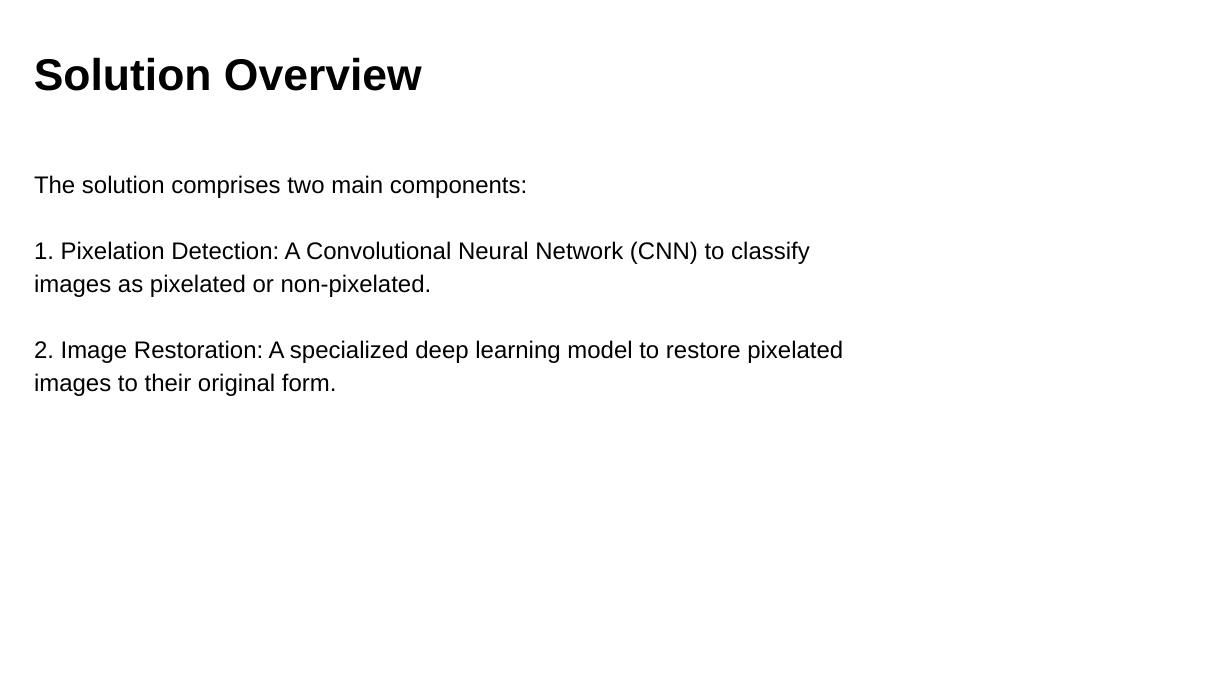
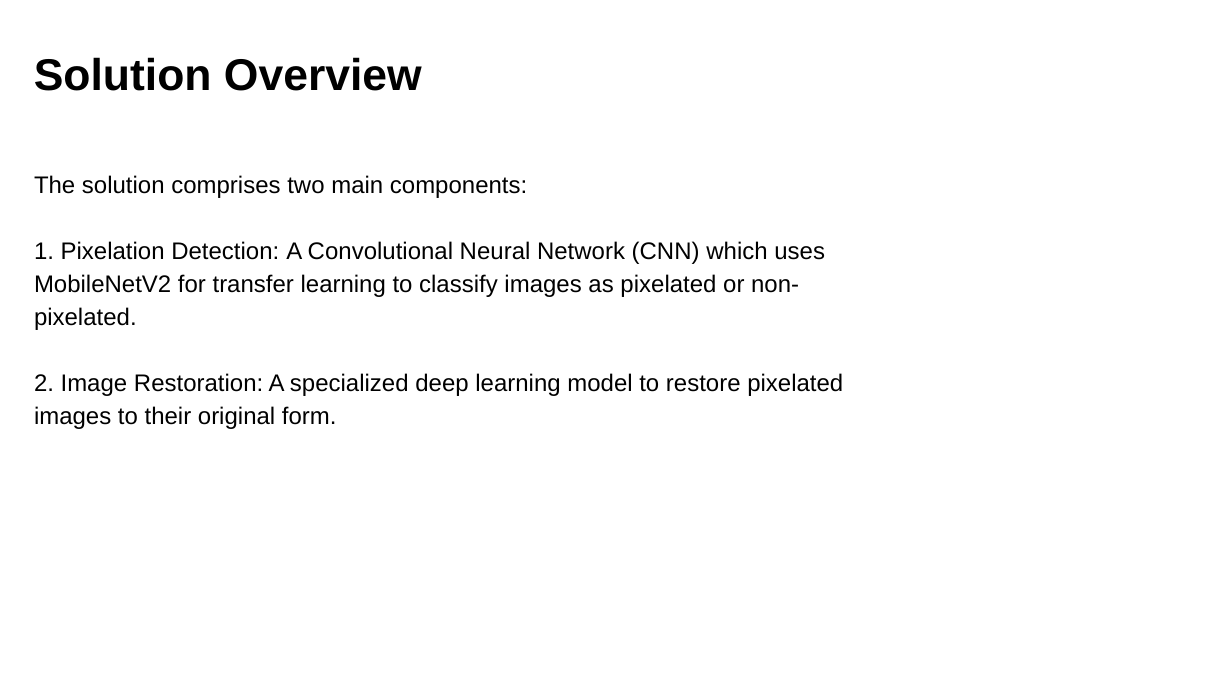
Before and after one commit to nitesh030923/Pixelation-Detection-And-Restoration, a slide deck: slide 3 of Documentation/Intel_Unnati_Submission.pptx. Drawn at 1232x693 pixels with LibreOffice and Linux fonts; fonts in the diff are those of the drawing; background and template pictures are left out. Boxes give left, top, right and bottom in pixels: in the first picture for what was removed or moved away, otherwise in the second. Text is boxed around its words. In the diff, an @@ line names an element or a change of style, - is before the commit and + after.

```diff
--- a/Documentation/Intel_Unnati_Submission.pptx
+++ b/Documentation/Intel_Unnati_Submission.pptx
@@ text at (34,241,825,330): text changed @@
-1. Pixelation Detection: A Convolutional Neural Network (CNN) to classify images as pixelated or non-pixelated.
+1. Pixelation Detection: A Convolutional Neural Network (CNN) which uses MobileNetV2 for transfer learning to classify images as pixelated or non-pixelated.
```
Also in this commit, not shown: 4 other slides changed, 2 slides added, 1 slide removed.
